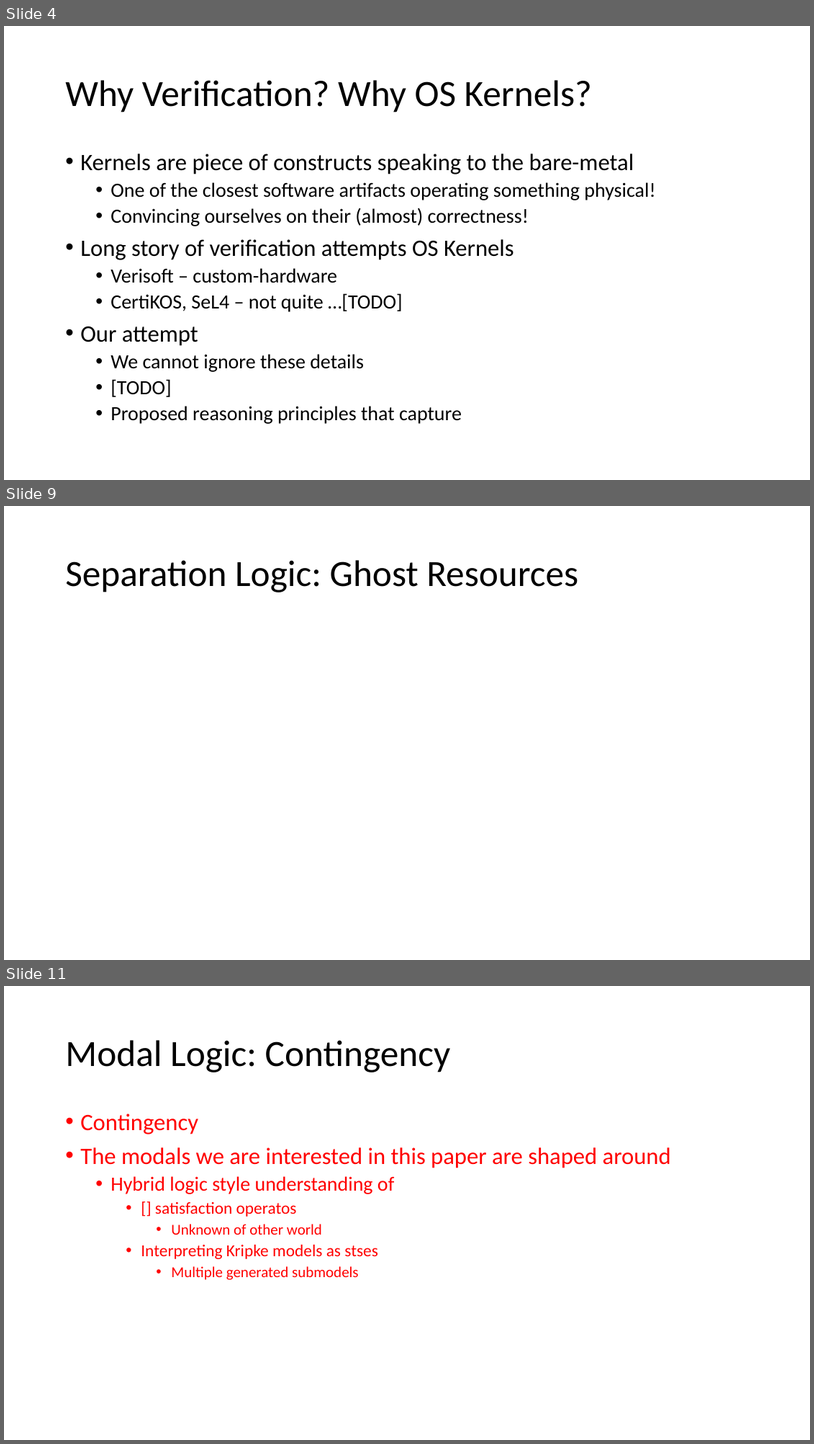
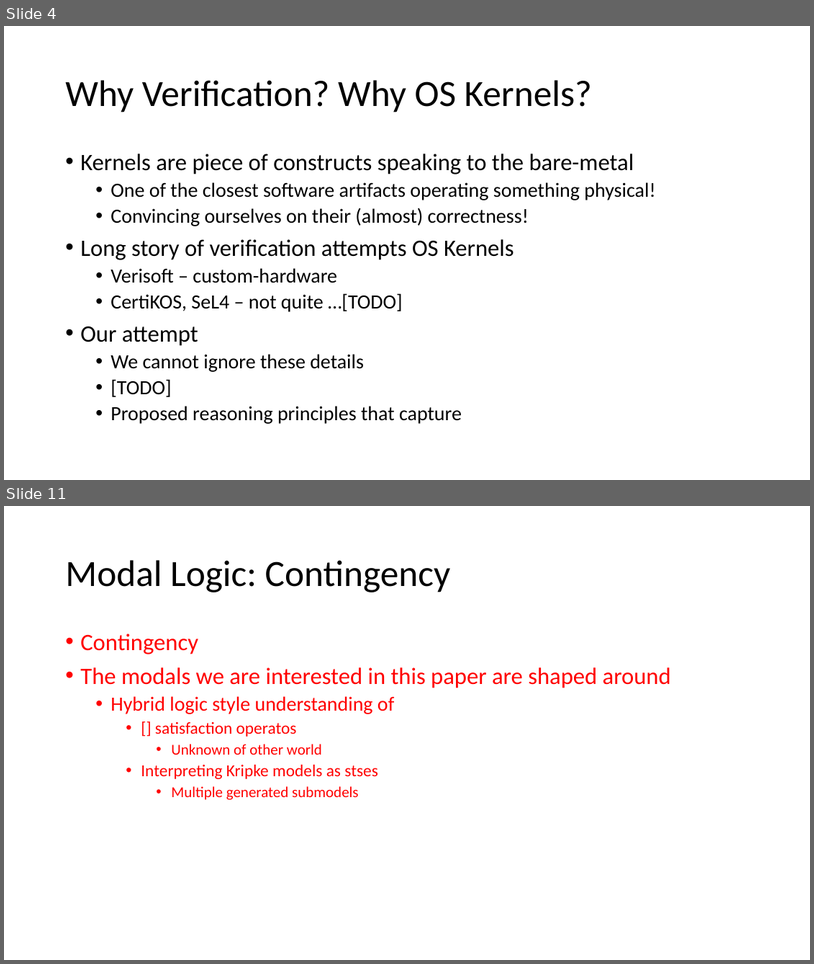
Before and after one commit to Contingent-Systems/modal_abstractions_presentations, a slide deck: thesis_proposal/proposal.pptx. Shown one above the other, each under a label of ours: slides 4, 9 and 11 before the commit, slides 4 and 11 after it; the slides between them are not shown. The pictures are 814x1444 and 814x964 pixels, drawn with LibreOffice and Linux fonts; fonts in the diff are those of the drawing. Boxes give left, top, right and bottom in pixels: in the first picture for what was removed or moved away, otherwise in the second. Text is boxed around its words. In the diff, an @@ line names an element or a change of style, - is before the commit and + after.

```diff
--- a/thesis_proposal/proposal.pptx
+++ b/thesis_proposal/proposal.pptx
@@ slide 9 removed at (x1=4, y1=506, x2=810, y2=960), background #FFFFFF @@
@@ title removed at (x1=65, y1=560, x2=579, y2=592) @@
-Separation Logic: Ghost Resources
```
Also in this commit, not shown: 5 slides changed, 2 slides added.
